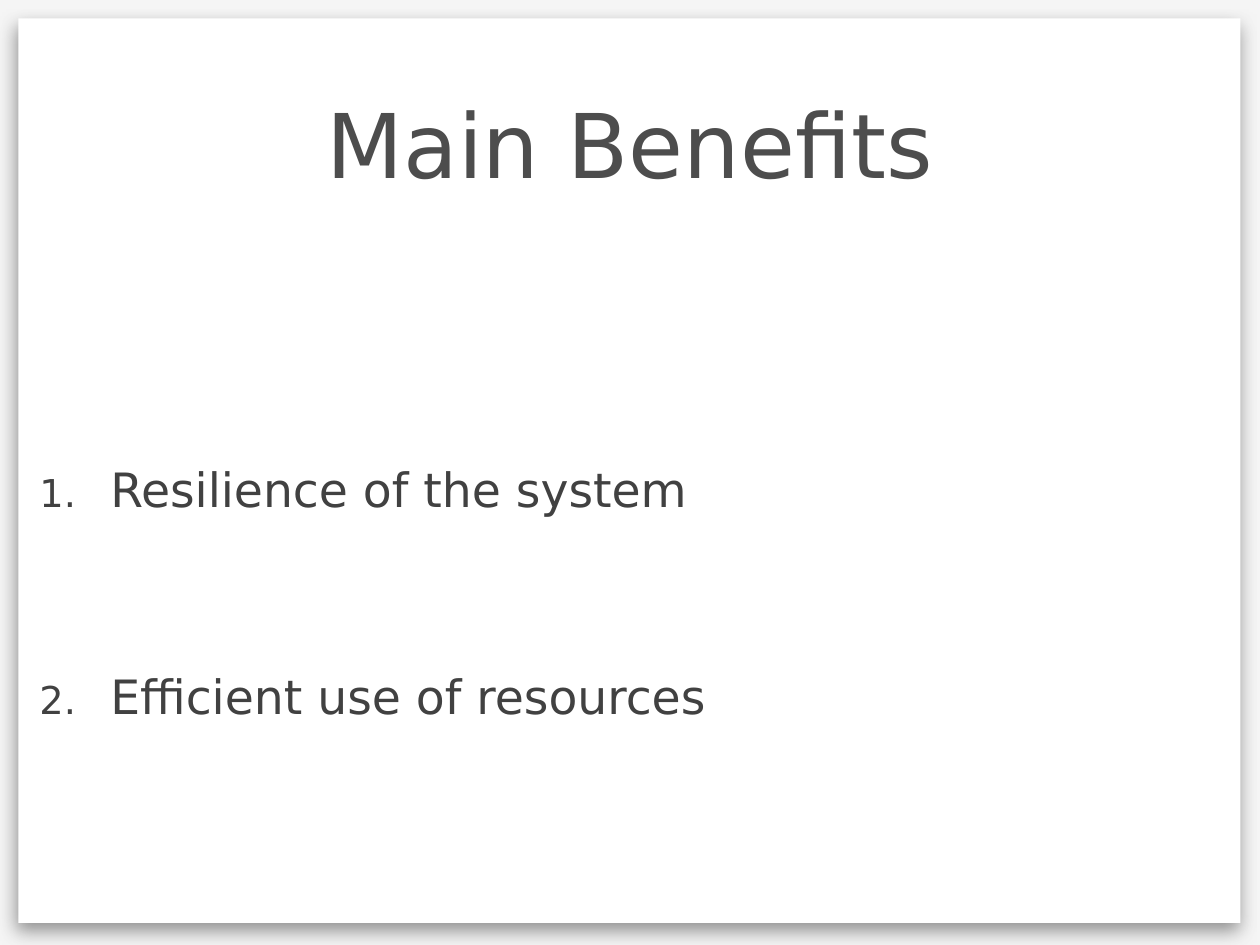
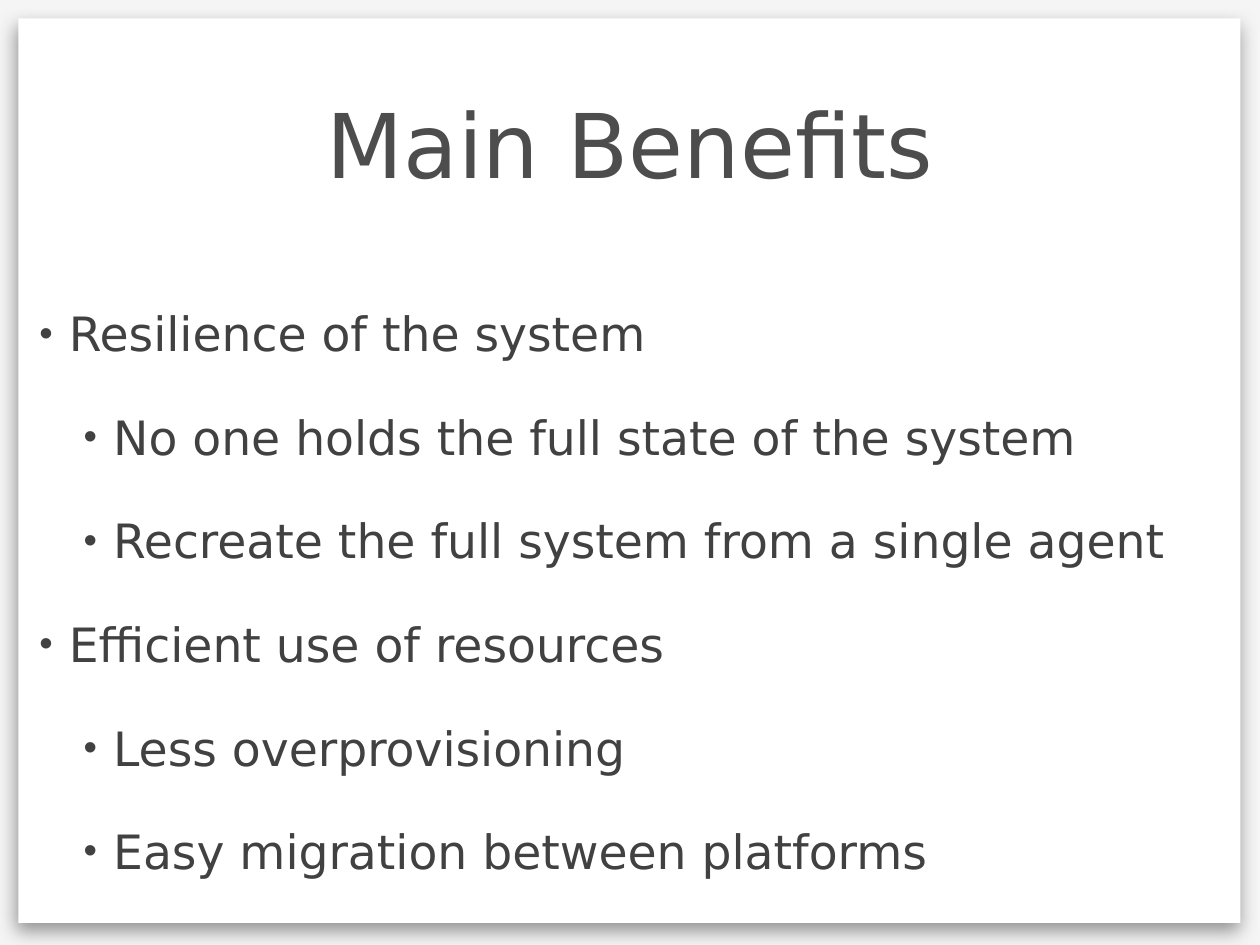
Before and after one commit to pinireznik/antitude, a slide deck: slide 10 of Mitosis-pitch.pptx (slide 5 before the commit). Drawn at 1260x945 pixels with LibreOffice and Linux fonts; fonts in the diff are those of the drawing; background and template pictures are left out. Boxes give left, top, right and bottom in pixels: in the first picture for what was removed or moved away, otherwise in the second. Text is boxed around its words. In the diff, an @@ line names an element or a change of style, - is before the commit and + after.

```diff
--- a/Mitosis-pitch.pptx
+++ b/Mitosis-pitch.pptx
@@ text at bbox=[69, 315, 664, 663]: bullet 1. to • @@
@@ text at bbox=[113, 419, 1164, 568]: paragraphs added @@
+          • No one holds the full state of the system
+          • Recreate the full system from a single agent
@@ text at bbox=[113, 730, 927, 879]: paragraphs added @@
+          • Less overprovisioning
+          • Easy migration between platforms
```
Also in this commit, not shown: 3 other slides changed, 7 slides added, 16 slides removed.
